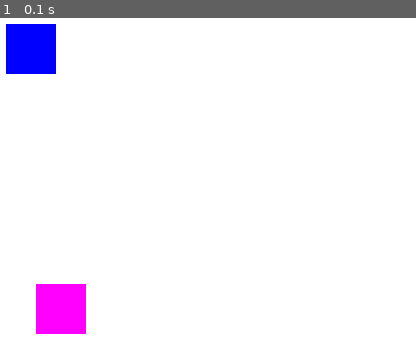
Above: before the commit, frame 1.
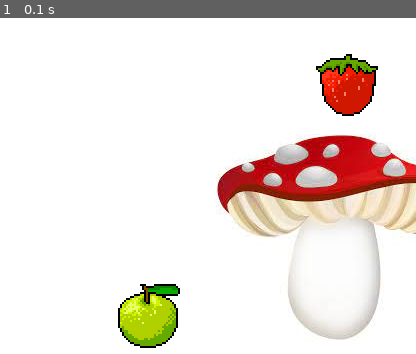
Above: after the commit, the same moment.

Repository: lougoncharenko/Crash-Bang-PYGAME
Game: pygame game, started from game.py
Two runs of this game, one before a commit and one after it. Both use one fixed random seed, a clock stepped at 60 frames per second and the inputs below.
Inputs:
- Up to frame 1 (0.1 s): no input

The runs differ from the first frame. In frame 1, 21% of the frame differs, in the area x 1-100%, y 1-99%.

Commit message:
added objects to game

Diff:
--- a/game.py
+++ b/game.py
@@ -26,19 +26,17 @@
     Defines four parameters: x, y, width, and height.
     It stores three attributes: self.surf, self.x, and self.y.
     """
-    def __init__(self, x, y, width, height, color):
+    def __init__(self, x_position, y_position, image):
         super(GameObject, self).__init__()
-        self.surf = pygame.Surface((width, height))
-        self.surf.fill ((color))
-        self.rect = self.surf.get_rect()
-        self.x = x
-        self.y = y
+        self.surf = pygame.image.load(image) # ADD!
+        self.x_position = x_position
+        self.y_position = y_position
 
     def render (self, screen):
         """
         This method is responsible for drawing the GameObject's surface to the screen.
         """
-        screen.blit(self.surf, (self.x, self.y))
+        screen.blit(self.surf, (self.x_position, self.y_position))
 
 # game loop
 running = True
@@ -49,10 +47,14 @@
             running = False
 
     # Make an instance of GameObject
-    box = GameObject(120, 300, 50, 50, FUSCHIA)
-    box2 = GameObject(90, 40, 50, 50, BLUE )
+    apple = GameObject(200, 300, 'images/apple.png')
+    strawberry= GameObject(400, 70, 'images/strawberry.png')
+    mushroom = GameObject(300, 150,'images/mushroom.jpeg')
     screen.fill (WHITE)
-    box.render(screen)
-    box2.render(screen)
+    apple.render(screen)
+    strawberry.render(screen)
+    mushroom.render(screen)
+
+
     #update display
     pygame.display.flip()
Binary file added: images/apple.png
Binary file added: images/flower.jpeg
Binary file added: images/mario.jpeg
Binary file added: images/mushroom.jpeg
Binary file added: images/strawberry.png
Not shown, added: .DS_Store
Not shown, added: images/.DS_Store
